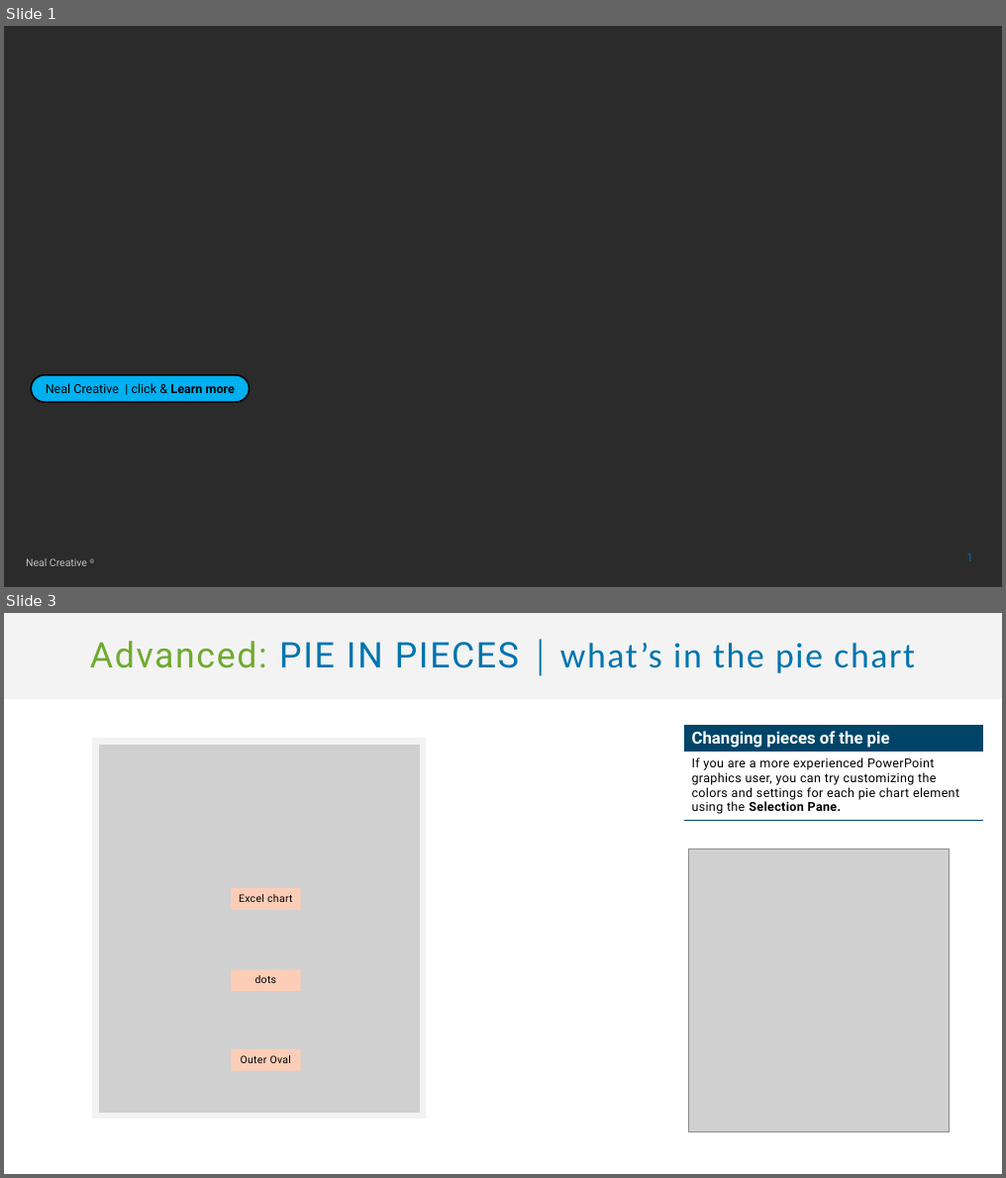
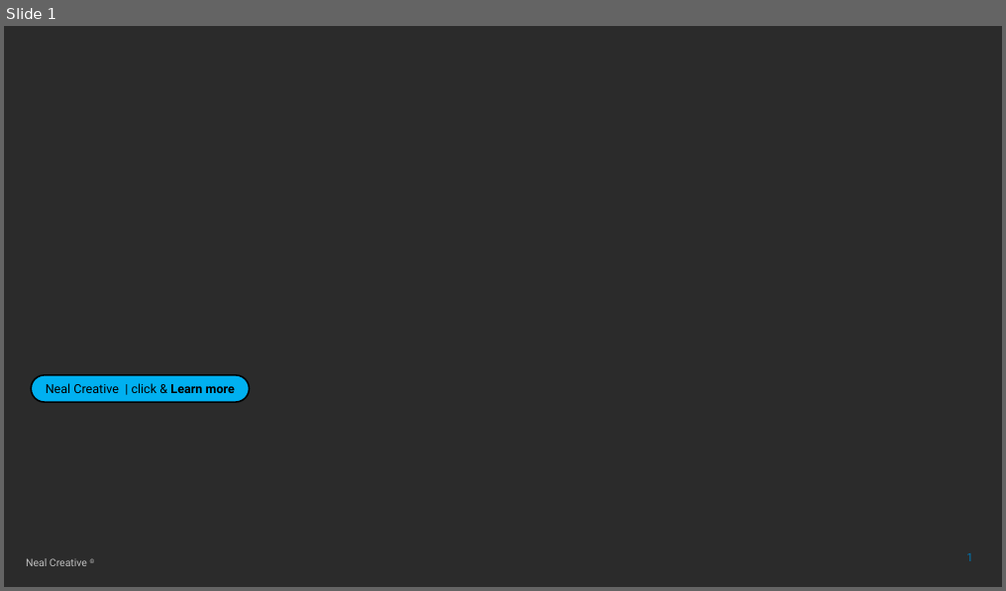
Before and after one commit to manavramesar/social-media-behaviour, a slide deck: Social Media Analysis Presentation.pptx. Shown one above the other, each under a label of ours: slides 1 and 3 before the commit, slide 1 after it; the slides between them are not shown. The pictures are 1006x1178 and 1006x591 pixels, drawn with LibreOffice and Linux fonts; fonts in the diff are those of the drawing; grey boxes stand for pictures; background and template pictures are left out; a plain dark background stands for a picture behind light text. Boxes give left, top, right and bottom in pixels: in the first picture for what was removed or moved away, otherwise in the second. Text is boxed around its words. In the diff, an @@ line names an element or a change of style, - is before the commit and + after.

```diff
--- a/Social Media Analysis Presentation.pptx
+++ b/Social Media Analysis Presentation.pptx
@@ slide 3 removed at bbox=[4, 613, 1002, 1174], background #FFFFFF @@
@@ title removed at bbox=[4, 613, 1002, 699] @@
-Advanced: PIE IN PIECES │ what’s in the pie chart
@@ table removed at bbox=[684, 725, 984, 820], 2 rows, 1 columns @@
-Changing pieces of the pie
-If you are a more experienced PowerPoint graphics user, you can try customizing the colors and settings for each pie chart element using the Selection Pane.
@@ rectangle removed at bbox=[96, 741, 423, 1116] @@
@@ picture removed at bbox=[689, 849, 949, 1132] @@
@@ group removed at bbox=[96, 741, 423, 1116]: 3 rectangles, 1 picture @@
-Excel chart
-dots
-Outer Oval
```
Also in this commit, not shown: 3 slides added, 7 other slides removed.
